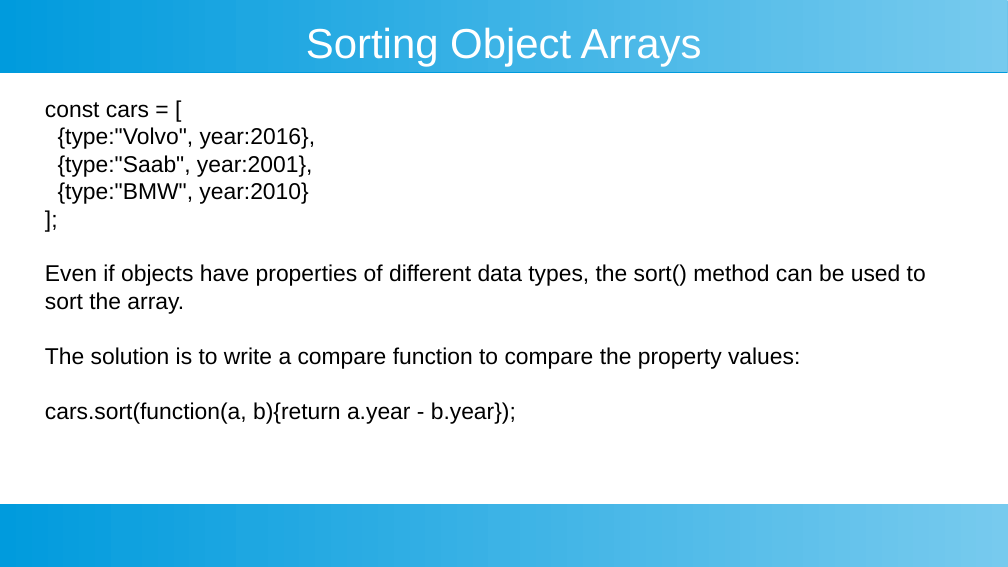
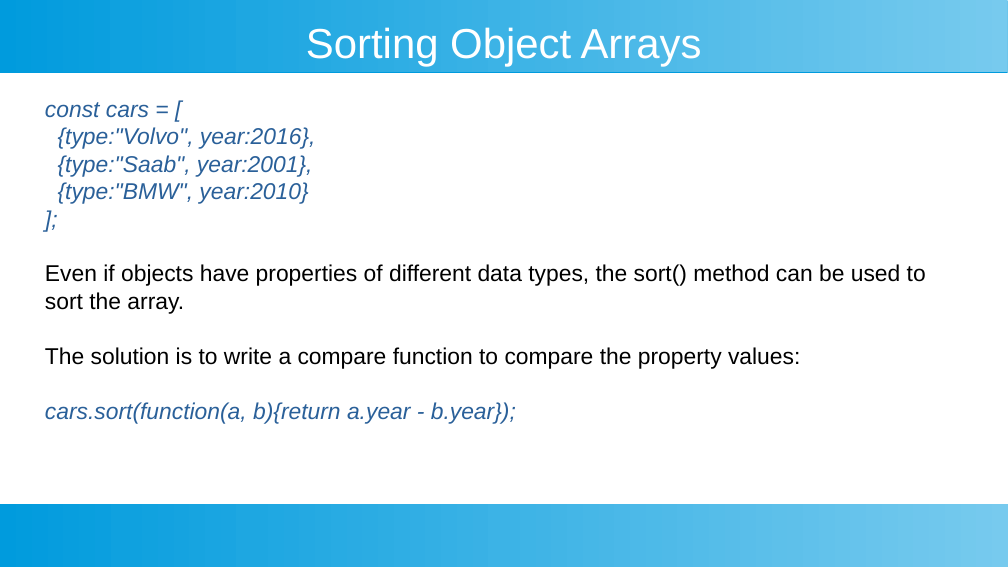
Before and after one commit to ashishjain1547/public_lessons_in_javascript, a slide deck: slide 17 of 7_Arrays in Detail/3 - sorting on an array.odp (slide 11 before the commit). Drawn at 1008x567 pixels with LibreOffice and Linux fonts; fonts in the diff are those of the drawing. Boxes give left, top, right and bottom in pixels: in the first picture for what was removed or moved away, otherwise in the second. Text is boxed around its words. In the diff, an @@ line names an element or a change of style, - is before the commit and + after.

```diff
--- a/7_Arrays in Detail/3 - sorting on an array.odp
+++ b/7_Arrays in Detail/3 - sorting on an array.odp
@@ text at [45,102,516,424]: text colour #000000 to #2A6099, italic on in "const cars = [", "{type:"Volvo", year:2016},", "{type:"Saab", year:2001},", "{type:"BMW", year:2010}" and 2 more places @@
```
Also in this commit, not shown: 1 other slide changed, 6 slides added, 2 other files.
